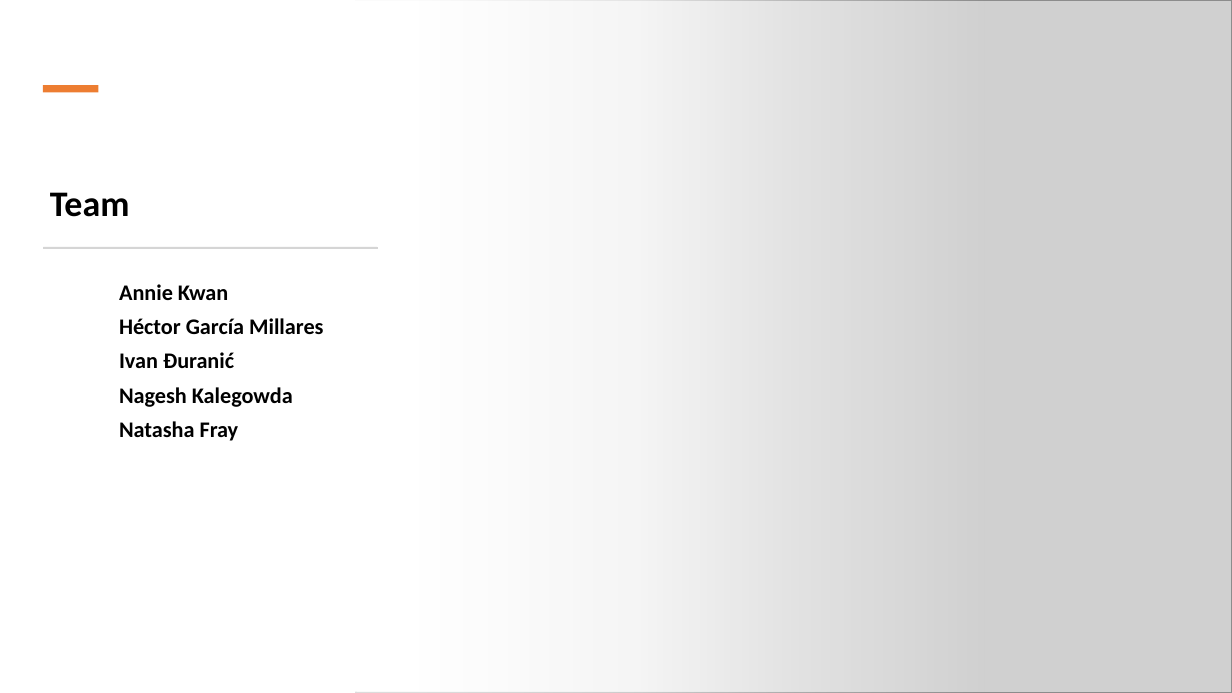
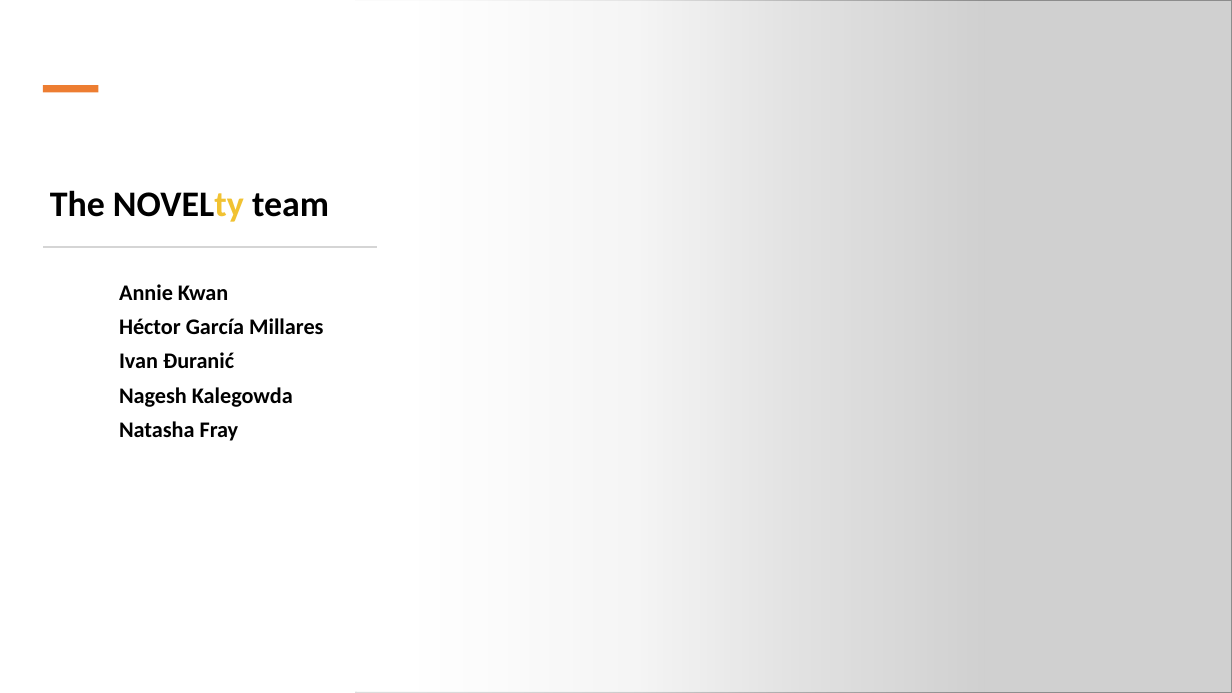
Before and after one commit to nagck/NOVELty, a slide deck: slide 2 of assets/novelty.pptx. Drawn at 1232x693 pixels with LibreOffice and Linux fonts; fonts in the diff are those of the drawing; grey boxes stand for pictures. Boxes give left, top, right and bottom in pixels: in the first picture for what was removed or moved away, otherwise in the second. Text is boxed around its words. In the diff, an @@ line names an element or a change of style, - is before the commit and + after.

```diff
--- a/assets/novelty.pptx
+++ b/assets/novelty.pptx
@@ title at box(50, 190, 329, 222): text changed @@
-Team
+The NOVELty team
```
Also in this commit, not shown: 11 other slides changed, 2 slides added, 1 slide removed.
